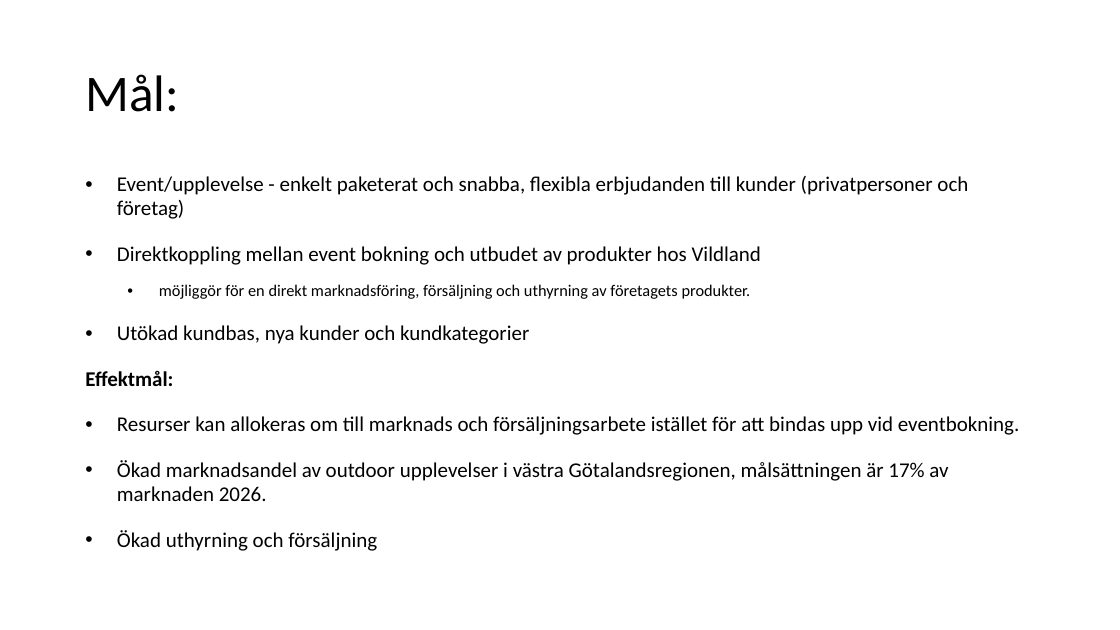
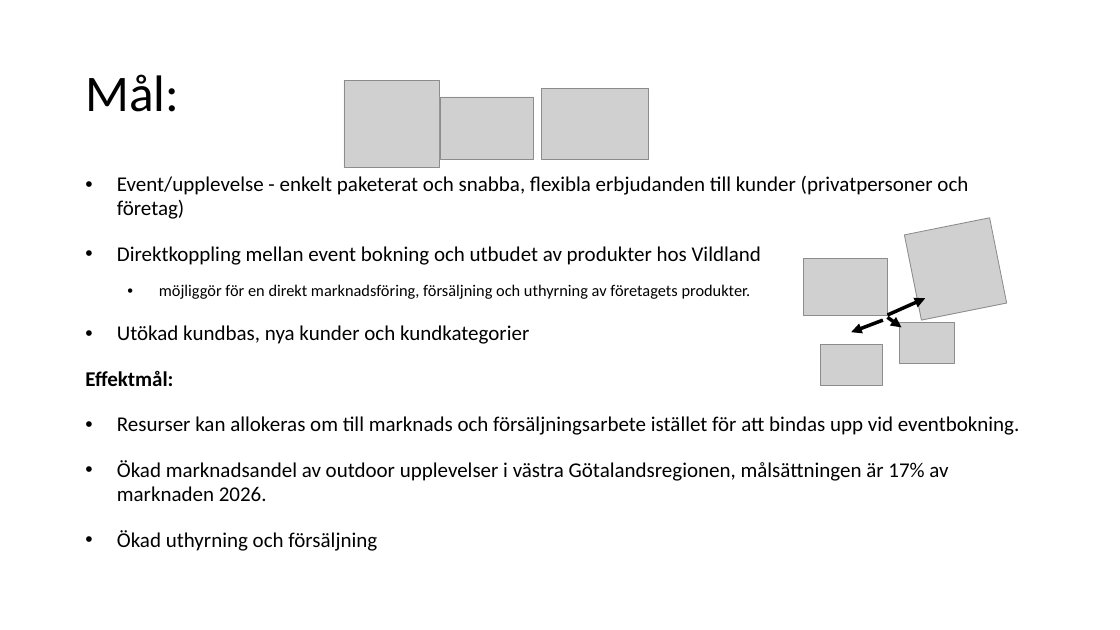
Before and after one commit to danlundh67/Agile-project-1, a slide deck: slide 3 of Vildland-presentation.pptx. Drawn at 1120x630 pixels with LibreOffice and Linux fonts; fonts in the diff are those of the drawing; grey boxes stand for pictures. Boxes give left, top, right and bottom in pixels: in the first picture for what was removed or moved away, otherwise in the second. Text is boxed around its words. In the diff, an @@ line names an element or a change of style, - is before the commit and + after.

```diff
--- a/Vildland-presentation.pptx
+++ b/Vildland-presentation.pptx
@@ picture added at bbox=[344, 80, 440, 167] @@
@@ picture added at bbox=[542, 88, 649, 160] @@
@@ picture added at bbox=[440, 97, 534, 159] @@
@@ picture added at bbox=[905, 218, 1007, 319] @@
@@ picture added at bbox=[804, 259, 888, 315] @@
@@ arrow added from (888, 315) to (925, 298), #000000 3 pt @@
@@ arrow added from (883, 320) to (851, 332), #000000 3 pt @@
@@ arrow added from (888, 318) to (902, 328), #000000 3 pt @@
@@ picture added at bbox=[900, 323, 954, 364] @@
@@ picture added at bbox=[821, 344, 883, 386] @@
```
Also in this commit, not shown: 1 slide removed.
